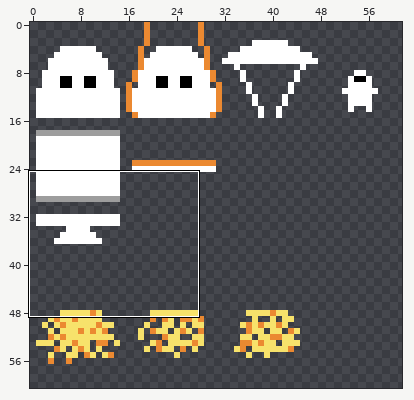
One commit to this pixel-art file: assets/space-io.aseprite. Above: a wide view before the commit, with the close-up outlined.
Close-up. The starting point:
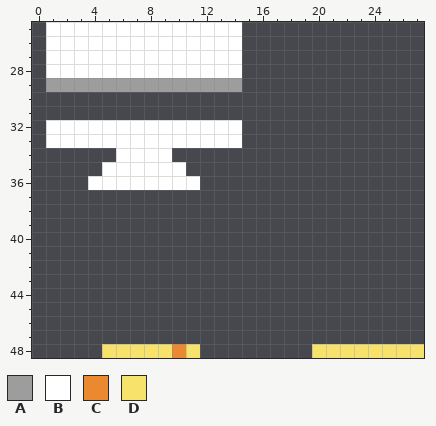
256x256 pixels, 1 frame. Shown: x 0..27, y 25..48. The wide view leaves out empty margins.
Palette (. is transparent): A #9d9d9d  B #ffffff  C #eb8931  D #f7e26b
Pixels before, first column x 1:
25 BBBBBBBBBBBBBB.............
26 BBBBBBBBBBBBBB.............
27 BBBBBBBBBBBBBB.............
28 BBBBBBBBBBBBBB.............
29 AAAAAAAAAAAAAA.............
30 ...........................
31 ...........................
32 BBBBBBBBBBBBBB.............
33 BBBBBBBBBBBBBB.............
34 .....BBBB..................
35 ....BBBBBB.................
36 ...BBBBBBBB................
37 ...........................
38 ...........................
39 ...........................
40 ...........................
41 ...........................
42 ...........................
43 ...........................
44 ...........................
45 ...........................
46 ...........................
47 ...........................
48 ....DDDDDCD........DDDDDDDD
After:
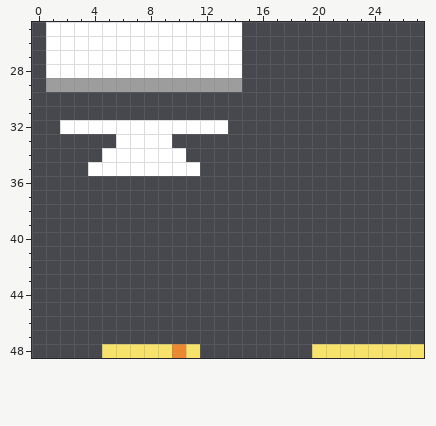
Edits made:
Colour B now appears in row 34 at x 5 and 10; in row 35 at x 4 and 11.
Colour B is removed in row 32 at x 1 and 14; in row 33 at x 1 to 5 and 10 to 14; in row 36 at x 4 to 11.
Where, in picture pixels (left, top, right, bottom), the same in both close-ups:
changed: (46, 120, 242, 190)
